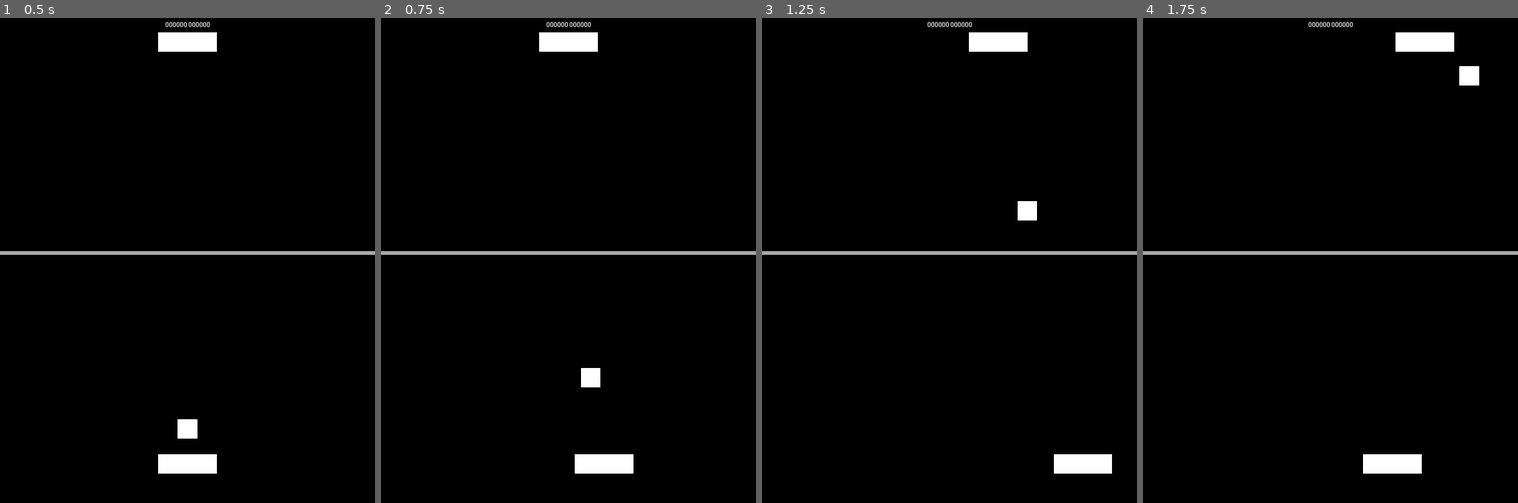
Above: before the commit, frames 1-4 (left to right).
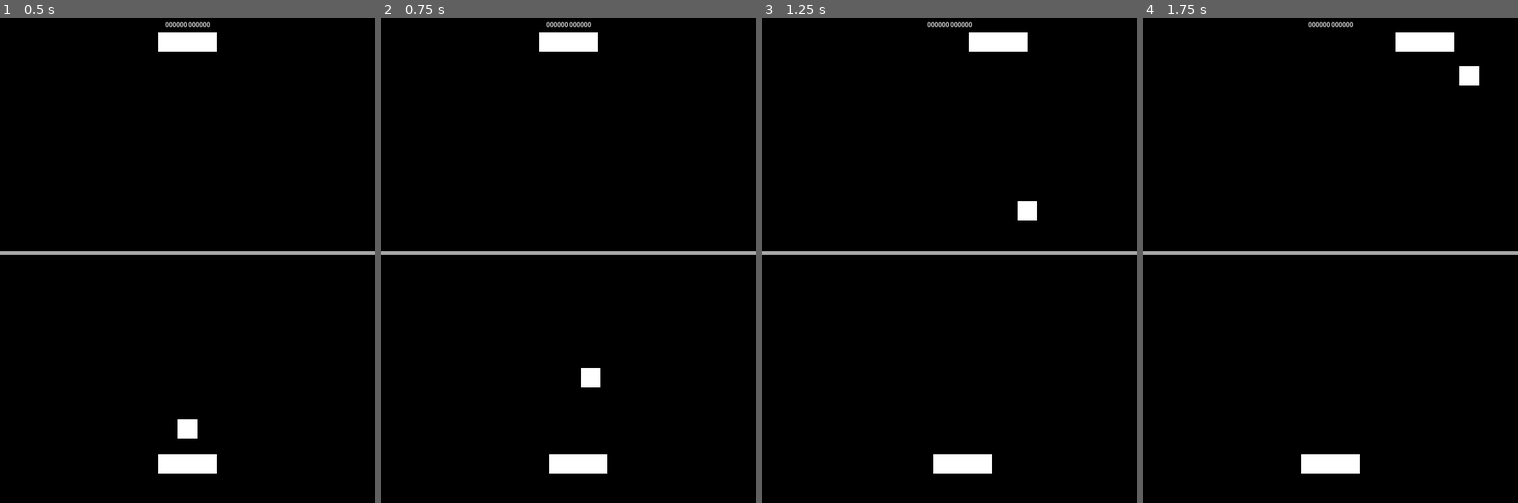
Above: after the commit, the same moments.

Repository: AlixBarreaux/pong-bup
Game: Godot game, scene res://scenes/game.tscn
Same seed, same stepped clock (60 frames per second), same inputs: the game is played once before the commit and once after it.
Inputs (mouse positions are in pixels of both pictures, inside the frame that each line leads up to):
- Up to frame 1 (0.5 s): no input
- Up to frame 2 (0.75 s): move the mouse to (651, 226) at 0.52 s; hold D (move_right) from 0.53 s (still down); click (651, 226) at 0.67 s
- Up to frame 3 (1.25 s): keep holding D (move_right)
- Up to frame 4 (1.75 s): move the mouse to (1255, 279) at 1.27 s; release D (move_right) at 1.28 s; hold A (move_left) from 1.28 s (still down); click (1255, 279) at 1.42 s

Frame 1 is identical in both runs. In frame 2, 0.6% of the frame differs, in the area x 44-68%, y 89-94%; in frame 3, 1.2%; in frame 4, 1.3%, in the area x 42-75%, y 89-94%.

Commit message:
Add mobile touch controls. > Stop moving paddle when boundaries arena are reached. > Add functions to make movement code on the X axis easier to reuse in all controllers. It avoids having to tweak the direction manually in each controller as well.

Diff:
--- a/scenes/actors/paddles/paddle_ai.tscn
+++ b/scenes/actors/paddles/paddle_ai.tscn
@@ -6,6 +6,4 @@
 [node name="PaddleAI" instance=ExtResource("1_xsx4e")]
 
 [node name="ControllerPaddleAI" parent="." index="2" node_paths=PackedStringArray("paddle") instance=ExtResource("2_a81dy")]
-min_reaction_time = 0.2
-max_reaction_time = 0.4
 paddle = NodePath("..")
--- a/scenes/actors/paddles/paddle_player.tscn
+++ b/scenes/actors/paddles/paddle_player.tscn
@@ -1,8 +1,8 @@
 [gd_scene load_steps=3 format=3 uid="uid://co0udj3q0ck3u"]
 
 [ext_resource type="PackedScene" uid="uid://rvbjvyssn2oa" path="res://scenes/actors/paddles/paddle.tscn" id="1_kfxov"]
-[ext_resource type="PackedScene" uid="uid://c8wsten5kqbp3" path="res://scenes/controllers-paddle/controller_paddle_player_keyboard.tscn" id="2_bjar8"]
+[ext_resource type="PackedScene" uid="uid://b8fsanw2f21ei" path="res://scenes/controllers-paddle/controller_paddle_player_touch.tscn" id="2_3aicc"]
 
 [node name="PaddlePlayer" instance=ExtResource("1_kfxov")]
 
-[node name="ControllerPaddlePlayer" parent="." index="2" instance=ExtResource("2_bjar8")]
+[node name="ControllerPaddlePlayerTouch" parent="." index="2" instance=ExtResource("2_3aicc")]
--- /dev/null
+++ b/scenes/controllers-paddle/controller_paddle_player_touch.tscn
@@ -0,0 +1,7 @@
+[gd_scene load_steps=3 format=3 uid="uid://b8fsanw2f21ei"]
+
+[ext_resource type="PackedScene" uid="uid://ct4ev88x1qgv2" path="res://scenes/controllers-paddle/controller_paddle.tscn" id="1_d2o7w"]
+[ext_resource type="Script" path="res://scripts/controllers-paddle/controller_paddle_player_touch.gd" id="2_un01t"]
+
+[node name="ControllerPaddlePlayerTouch" instance=ExtResource("1_d2o7w")]
+script = ExtResource("2_un01t")
--- a/scripts/actors/paddle.gd
+++ b/scripts/actors/paddle.gd
@@ -3,8 +3,6 @@
 
 
 @export var speed: float = 500.0
-var direction: Vector2 = Vector2(0.0, 0.0)
-
 
 @onready var collision_shape_2d: CollisionShape2D = $CollisionShape2D
 @onready var coll_shape: Shape2D = collision_shape_2d.get_shape()
@@ -25,17 +23,31 @@
 	return self.get_height() / 2
 
 
+var direction: Vector2 = Vector2(0.0, 0.0)
 var velocity: Vector2 = Vector2(0.0, 0.0)
 
-#@onready var initial_position: Vector2 = self.get_global_position()
+
+func stop_moving_on_arena_boundaries() -> void:
+	if self.get_global_position().x < self.get_half_width():
+		if self.direction.x == -1:
+			self.stop_moving_x()
+	elif self.get_global_position().x > ViewportCalculations.get_viewport_width() - self.get_half_width():
+		if self.direction.x == 1:
+			self.stop_moving_x()
+
+
+func move_left() -> void:
+	self.direction.x = -1
+
+func move_right() -> void:
+	self.direction.x = 1
+
+
+func stop_moving_x() -> void:
+	self.direction.x = 0
+
 
 func _physics_process(delta: float) -> void:
-	#self.set_velocity(Vector2(0.0, 0.0))
+	self.stop_moving_on_arena_boundaries()
 	self.velocity = self.direction * self.speed * delta
 	self.global_position += self.velocity
-
-	#self.set_velocity(self.direction * self.speed)
-	#self.set_velocity(Vector2((self.direction.x * self.speed), 0.0))
-
-	#self.move_and_slide()
-	#self.set_global_position(Vector2(get_global_position().x, initial_position.y))
--- a/scripts/controllers-paddle/controller_paddle_ai.gd
+++ b/scripts/controllers-paddle/controller_paddle_ai.gd
@@ -27,10 +27,10 @@
 
 
 func chase_ball() -> void:
-	if ball_position.x < paddle.global_position.x - paddle.get_half_width():
-		paddle.direction.x = -1.0
-	elif ball_position.x > paddle.global_position.x + paddle.get_half_width():
-		paddle.direction.x = 1.0
+	if ball_position.x < paddle.get_global_position().x - paddle.get_half_width():
+		paddle.move_left()
+	elif ball_position.x > paddle.get_global_position().x + paddle.get_half_width():
+		paddle.move_right()
 	else:
 		self.stop()
 
@@ -43,13 +43,13 @@
 		self.set_state(States.Stopped)
 	else:
 		if paddle.get_global_position().x < arena_center_position_x:
-			paddle.direction.x = 1.0
+			paddle.move_right()
 		else:
-			paddle.direction.x = -1.0
+			paddle.move_left()
 
 
 func stop() -> void:
-	paddle.direction.x = 0.0
+	paddle.stop_moving_x()
 
 
 func on_collided_with_paddle(sent_paddle: Paddle) -> void:
@@ -72,7 +72,7 @@
 
 
 func _physics_process(_delta: float) -> void:
-	ball_position = ball.global_position
+	ball_position = ball.get_global_position()
 
 	match state:
 		States.MovingToArenaCenter:
--- a/scripts/controllers-paddle/controller_paddle_player_keyboard.gd
+++ b/scripts/controllers-paddle/controller_paddle_player_keyboard.gd
@@ -3,4 +3,11 @@
 
 
 func _physics_process(_delta: float) -> void:
-	paddle.direction.x = Input.get_axis("move_left", "move_right")
+	var new_direction_x: float = Input.get_axis("move_left", "move_right")
+
+	if new_direction_x == -1:
+		paddle.move_left()
+	elif new_direction_x == 1:
+		paddle.move_right()
+	else:
+		paddle.stop_moving_x()
--- /dev/null
+++ b/scripts/controllers-paddle/controller_paddle_player_touch.gd
@@ -0,0 +1,38 @@
+extends ControllerPaddle
+class_name ControllerPaddlePlayerTouch
+
+
+var event_position: Vector2 = Vector2(0.0, 0.0)
+var is_click_pressed: bool = false
+
+
+func move_x() -> void:
+	if event_position.x < ViewportCalculations.get_half_viewport_width():
+		paddle.move_left()
+	else:
+		paddle.move_right()
+
+
+func _unhandled_input(event: InputEvent) -> void:
+	if event is InputEventScreenTouch:
+		event_position = event.get_position()
+		if event.is_pressed():
+			is_click_pressed = true
+		else:
+			is_click_pressed = false
+
+	elif event is InputEventMouseButton:
+		event_position = event.get_position()
+		if event.button_index == 1:
+			if event.is_pressed():
+				is_click_pressed = true
+			else:
+				is_click_pressed = false
+
+	get_tree().get_root().set_input_as_handled()
+
+func _physics_process(_delta: float) -> void:
+	if is_click_pressed:
+		move_x()
+	else:
+		paddle.stop_moving_x()
